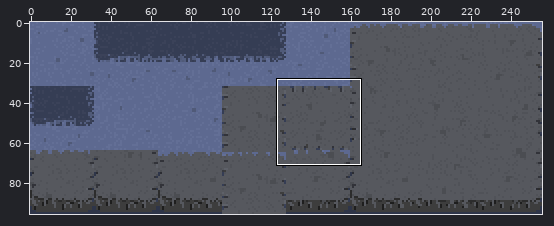
Two states of a sprite sheet, core/assets/map2.png. Above: a wide view before the commit, with the close-up outlined.
Close-up. First the earlier version:
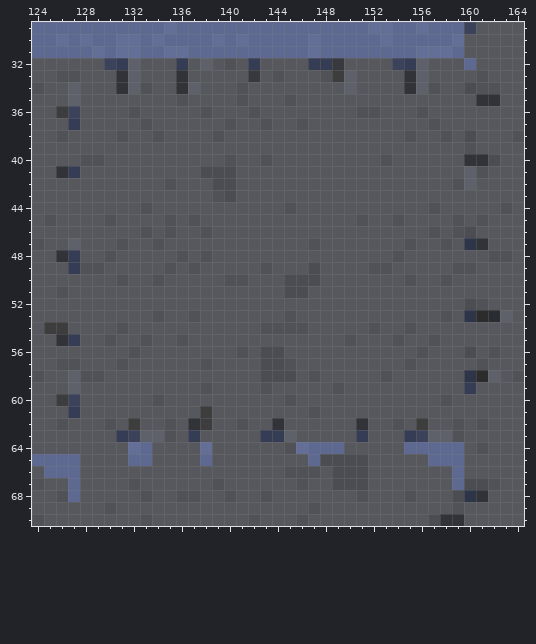
The file is 256x96 pixels. Colours within 5 levels of each other are drawn and written as one. Shown: x 124..164, y 29..70.
Once edited:
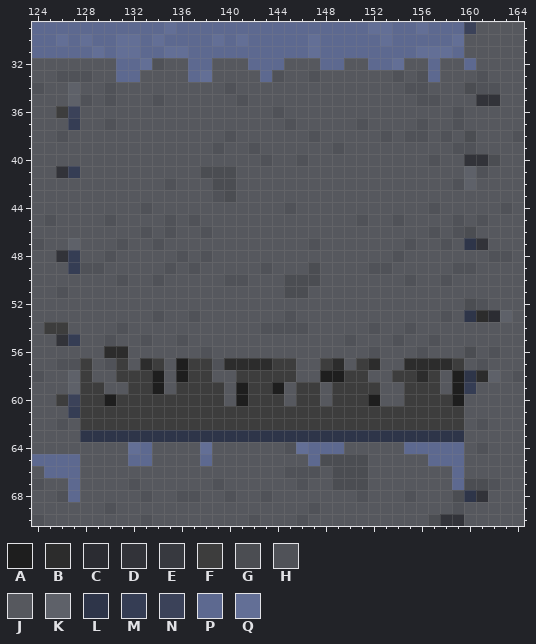
Palette (. is transparent): A #1e1e1e  B #2c2c2c  C #2b2c32  D #323339  E #37393f  F #3d3d3d  G #4b4d52  H #505258  J #56585e  K #5e6169  L #2e3549  M #353d54  N #3b4259  P #5d6990  Q #636f96
Diff:
Changed rows in their new state; - is an unchanged pixel.
first column x 128:
32 --JPPQH-JPP-J-PPP--JPP--PPQJJP--
33 H--PP---JPQ---JP---HJJJ---HJHP--
34 --HJJJ--JJ--HJ--------J----HHJ--
35 H-H---H-J--------J----------HH--
36 ----J-----J---J-H------JJ---J--H
37 --H--J------J--J-HJ----H----HJ-H
38 ---J--J----JH------H-----H--H---
39 -----------H--H------H---------H
40 JJ----------J-----H------J---H--
first column x 128:
56 --BBJ-----H--J-JJ-------H-------
57 F-HF-BF-AFFHBBBBFF--FB-FB--BBBBF
58 FJ-FFFA-AFF--FFFFF-JAAFF-JFFBF-A
59 FF--FFA-FFFF-AFFA-FF-FFFF--FFF-A
60 FFAFFFFFFFFF-AFFFJFF-FFFA--FFFFA
61 FFFFFFFFFF-FFFFFFFFFFFFFFFFFFFFF
62 FFFF-FFFFF-FFFFFFFFFFFFFFFFF-FFF
63 LLLLLLLLLLLLLLLLLLLLLLLLLLLLLLLL
